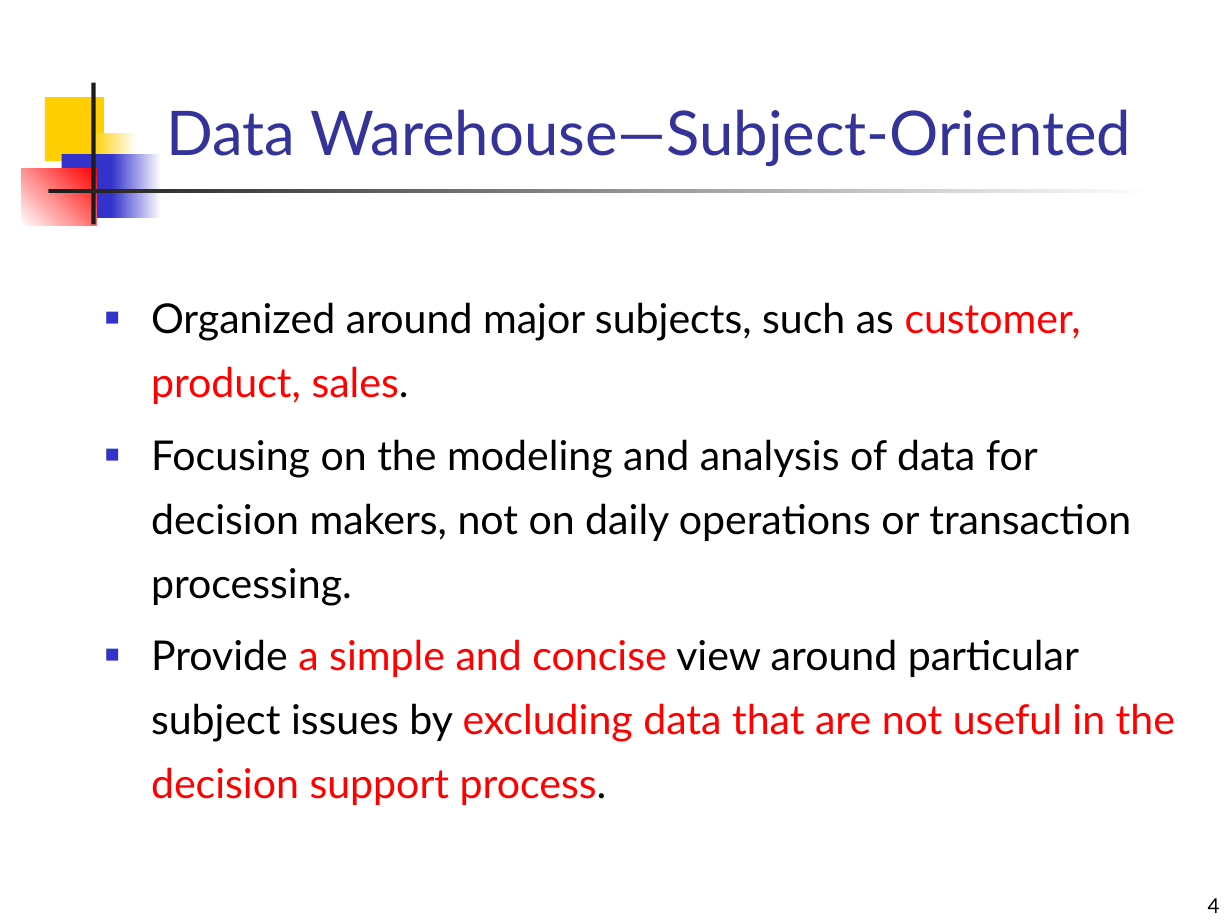
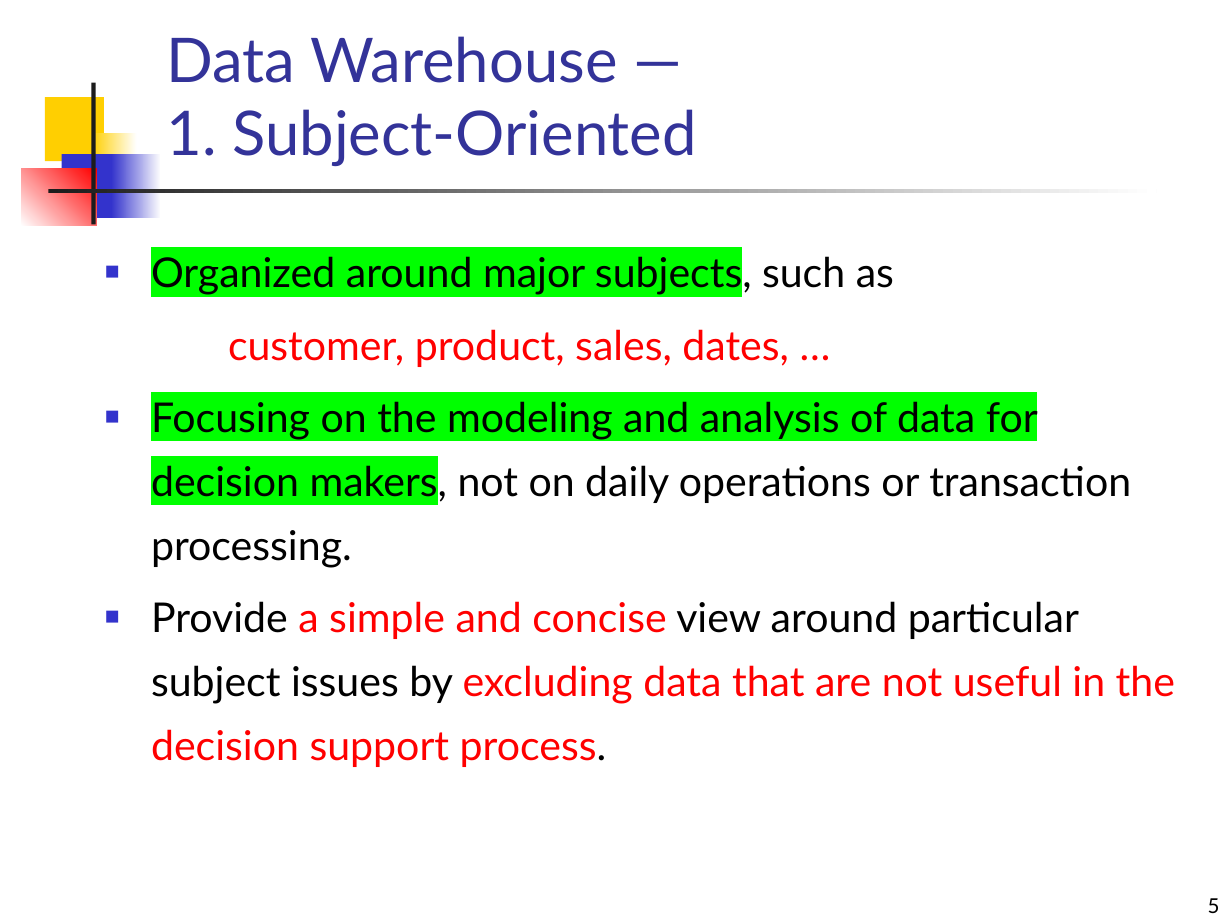
Before and after one commit to mahmoudparsian/data-warehousing-and-business-intelligence, a slide deck: slide 5 of resources/class_lectures/review/introduction_to_data_warehousing.pptx (slide 4 before the commit). Drawn at 1232x924 pixels with LibreOffice and Linux fonts; fonts in the diff are those of the drawing. Boxes give left, top, right and bottom in pixels: in the first picture for what was removed or moved away, otherwise in the second. Text is boxed around its words. In the diff, an @@ line names an element or a change of style, - is before the commit and + after.

```diff
--- a/resources/class_lectures/review/introduction_to_data_warehousing.pptx
+++ b/resources/class_lectures/review/introduction_to_data_warehousing.pptx
@@ title at box(166, 36, 696, 166): text changed @@
-Data Warehouse—Subject-Oriented
+Data Warehouse —
+1. Subject-Oriented
@@ text "Organized around major subjects, such ...": place and size @@
-text "Organized around major subjects, such ..." at box(151, 302, 1175, 805)
+text "Organized around major subjects, such ..." at box(151, 251, 1175, 767)
@@ text at box(151, 251, 894, 367): text changed @@
-■ Organized around major subjects, such as customer, product, sales.
+■ Organized around major subjects, such as
+customer, product, sales, dates, …
@@ text at box(151, 396, 1131, 568): highlight none to #00FF00 in "Focusing on the modeling and analysis of ..." @@
@@ page number at box(1208, 898, 1220, 913): text changed @@
-4
+5
```
Also in this commit, not shown: 7 other slides changed, 4 slides added.
